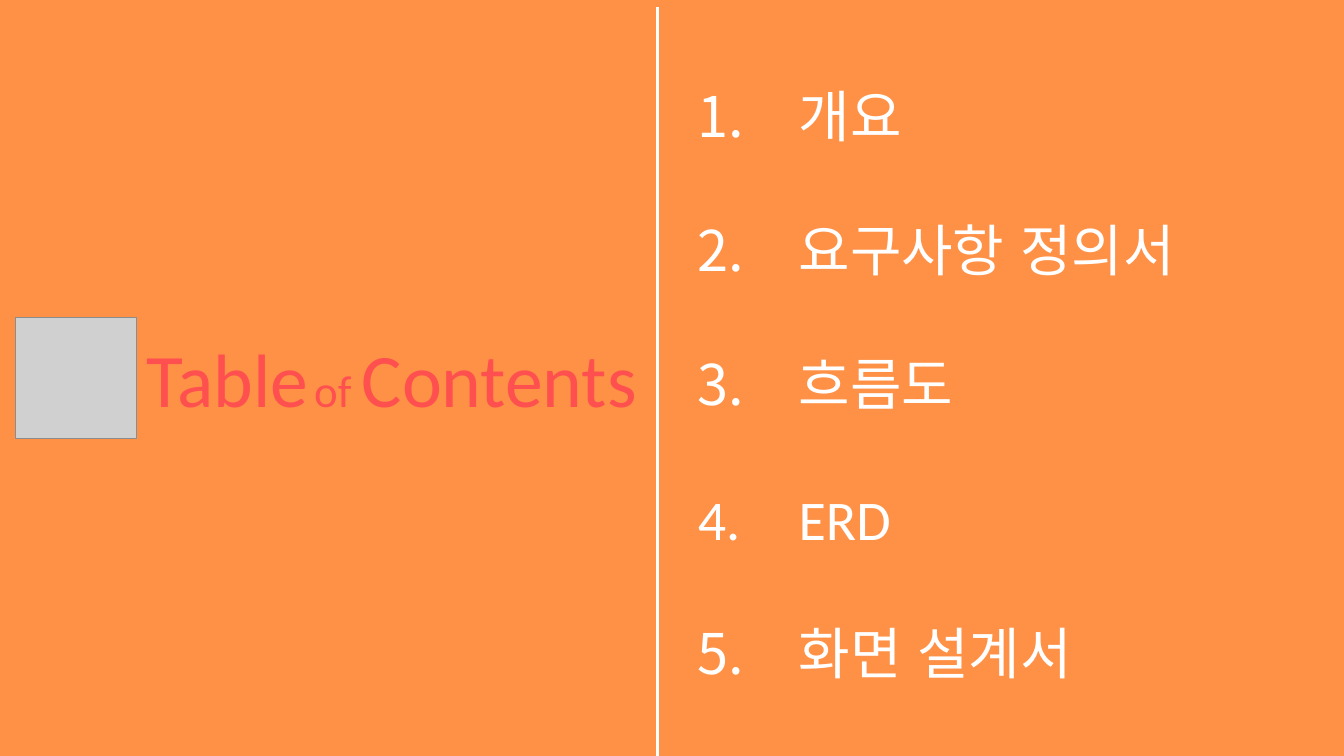
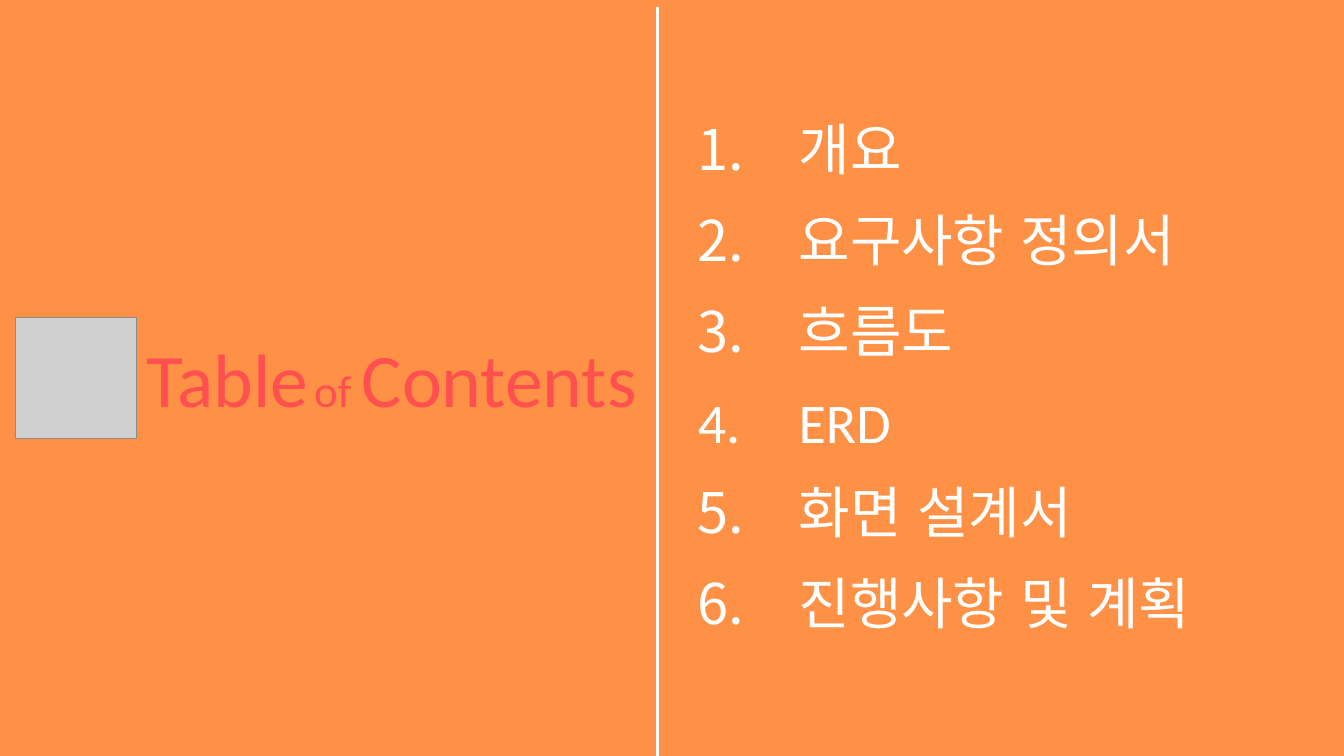
Before and after one commit to hhsw07/ezen-academy-projects, a slide deck: slide 2 of WebContent/발표자료/2차/3조 하비팩토리.pptx. Drawn at 1344x756 pixels with LibreOffice and Linux fonts; fonts in the diff are those of the drawing; grey boxes stand for pictures. Boxes give left, top, right and bottom in pixels: in the first picture for what was removed or moved away, otherwise in the second. Text is boxed around its words. In the diff, an @@ line names an element or a change of style, - is before the commit and + after.

```diff
--- a/WebContent/발표자료/2차/3조 하비팩토리.pptx
+++ b/WebContent/발표자료/2차/3조 하비팩토리.pptx
@@ text "개요" moved from (x1=799, y1=90, x2=1174, y2=679) to (x1=799, y1=123, x2=1190, y2=629) @@
@@ text at (x1=799, y1=577, x2=1190, y2=629): paragraph added @@
+6. 진행사항 및 계획
```
Also in this commit, not shown: 29 other slides changed, 18 slides added, 3 slides removed.
